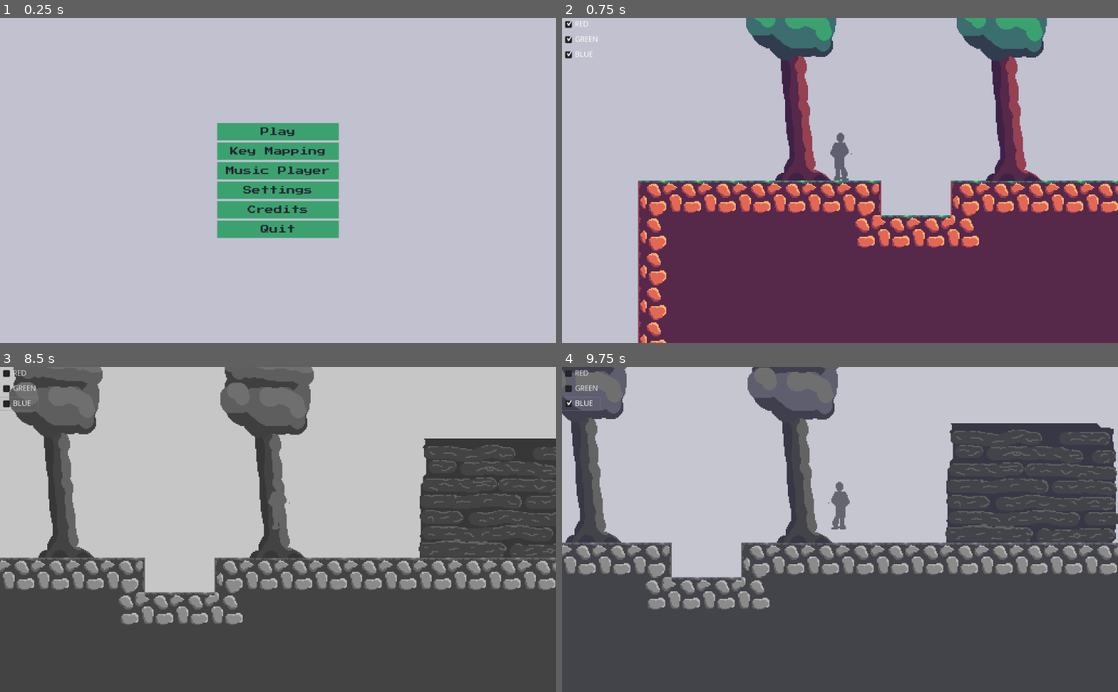
Above: before the commit, frames 1-4 (two rows, left to right).
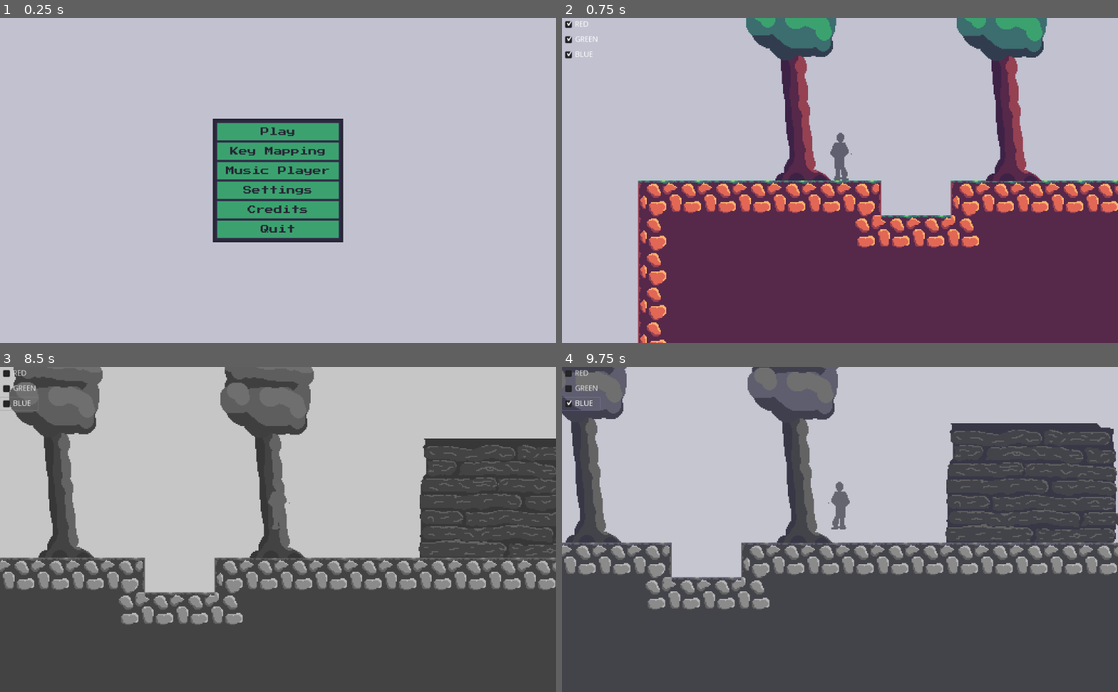
Above: after the commit, the same moments.

Repository: dardanbujupaj/rainbow-crystal
Game: Godot game, scene res://scenes/title_screen/TitleScreen.tscn
Same seed, same stepped clock (60 frames per second), same inputs: the game is played once before the commit and once after it.
Inputs (mouse positions are in pixels of both pictures, inside the frame that each line leads up to):
- Up to frame 1 (0.25 s): no input
- Up to frame 2 (0.75 s): click "Play" at 0.5 s
- Up to frame 3 (8.5 s): click "RED" at 1.25 s; click "GREEN" at 2 s; click "BLUE" at 2.75 s; tap Enter at 3.5, 6.5 s; move the mouse to (400, 513) at 3.52 s; hold Right (g_right) 3.53-4.25 s; tap Space (g_jump) at 3.6, 3.77, 4.07, 5, 5.1, 6.6, 6.77, 7.07, 8, 8.1 s; click (400, 513) at 3.67 s; drag from (166, 545) to (250, 594) at 4.27 s; move the mouse to (333, 458) at 5.02 s; hold Left (g_left) 5.03-5.75 s; drag from (250, 594) to (111, 480) at 5.77 s; move the mouse to (444, 578) at 6.52 s; hold Right (g_right) 6.53-7.25 s; drag from (111, 480) to (194, 448) at 7.27 s; move the mouse to (305, 529) at 8.02 s; hold Right (g_right) from 8.03 s (still down); click (305, 529) at 8.17 s
- Up to frame 4 (9.75 s): release Right (g_right) at 8.75 s; drag from (756, 448) to (728, 545) at 8.77 s; tap Enter at 9.5 s; move the mouse to (962, 513) at 9.52 s; hold Left (g_left) from 9.53 s (still down); tap Space (g_jump) at 9.6 s

The runs differ from the first frame. In frame 1, 2.2% of the frame differs, in the area x 38-62%, y 30-70%; in frame 2, nothing differs; in frame 3, less than 0.1%; in frame 4, less than 0.1%.

Commit message:
Update village sprite.
Fix translations. Add PanelContainer in Titlescreen.

Diff:
--- a/localization/localization.csv
+++ b/localization/localization.csv
@@ -1,30 +1,39 @@
 key,en,de
-ui_up,UI Up,UI Nach oben
-ui_down,UI Down,UI Nach unten
-ui_left,UI Left,UI Nach links
-ui_right,UI Right,UI Nach rechts
-ui_accept,UI Accept,UI Eingabe
-ui_select,UI Select,UI Auswählen
+AUDIO,Audio,Audio
+CLOSE,Close,Schliessen
+CREDITS,Credits,Credits
 g_attack,Attack,Angreifen
+g_interact,Interact,Interagieren
+g_jump,Jump,Springen
 g_left,Left,Nach links
 g_right,Right,Nach rechts
-g_jump,Jump,Springen
-g_interact,Interact,Interagieren
+GAMEPLAY,Gameplay,Spielmechanik
+GENERAL,General,Allgemein
+KEY_MAPPING,Key Mapping,Tastenbelegung
+LANGUAGE,Language,Sprache
+LANGUAGE,Language,Sprache
+MAIN,Main,Gesamt
+MUSIC,Music,Musik
+MUSIC_PLAYER,Music Player,Musikplayer
+PARTICLES,Particles,Partikel
+PLAY,Play,Spielen
+QUIT,Quit,Beenden
+SCREENSHAKE,Screenshake,Screenshake
 SETTINGS,Settings,Einstellungen
-LANGUAGE,Language,Sprache
-GENERAL,General,Allgemein
-AUDIO,Audio,Audio
-MUSIC,Music,Musik
+SETTINGS,Settings,Einstellungen
 SOUND,Sound,Sound
-MAIN,Main,Gesamt
-LANGUAGE,Language,Sprache
-GAMEPLAY,Gameplay,Spielmechanik
-SCREENSHAKE,Screenshake,Screenshake
-PARTICLES,Particles,Partikel
-CLOSE,Close,Schliessen
-QUIT,Quit,Beenden
-PLAY,Play,Spielen
-SETTINGS,Settings,Einstellungen
-CREDITS,Credits,Credits
-MUSIC_PLAYER,Music Player,Musikplayer
-KEY_MAPPING,Key Mapping,Tastenbelegung
+ui_accept,UI Accept,UI Eingabe
+ui_cancel,UI Cancel,UI Abbrechen
+ui_down,UI Down,UI Nach unten
+ui_end,UI End,UI End
+ui_focus_next,UI Focus next,UI nächtes Feld
+ui_focus_prev,UI Focus previous,UI vorher. Feld
+ui_home,UI Home,UI Home
+ui_left,UI Left,UI Nach links
+ui_page_down,UI Page Up,UI Page down
+ui_page_up,UI Page Up,UI Page up
+ui_right,UI Right,UI Nach rechts
+ui_select,UI Select,UI Auswählen
+ui_up,UI Up,UI Nach oben
+REMAP_ACTIONS,Remap actions,Tastaturbelegung ändern
+RESET,Reset,Zurücksetzen
--- a/scenes/key_remapping/KeyRemapping.tscn
+++ b/scenes/key_remapping/KeyRemapping.tscn
@@ -33,13 +33,13 @@
 margin_right = 268.0
 margin_bottom = 32.0
 size_flags_horizontal = 3
-text = "Remap Actions"
+text = "REMAP_ACTIONS"
 
 [node name="Button" type="Button" parent="PanelContainer/VBoxContainer2/Title"]
 margin_left = 272.0
 margin_right = 384.0
 margin_bottom = 32.0
-text = "reset"
+text = "RESET"
 
 [node name="HSeparator" type="HSeparator" parent="PanelContainer/VBoxContainer2"]
 margin_top = 36.0
--- a/scenes/settings_menu/SettingsMenu.tscn
+++ b/scenes/settings_menu/SettingsMenu.tscn
@@ -70,7 +70,6 @@
 margin_bottom = 32.0
 rect_min_size = Vector2( 100, 0 )
 text = "en"
-selected = 0
 
 [node name="HSeparator" type="HSeparator" parent="PanelContainer/VBoxContainer"]
 margin_top = 116.0
--- a/scenes/title_screen/TitleScreen.gd
+++ b/scenes/title_screen/TitleScreen.gd
@@ -18,7 +18,7 @@
 		button.text = scene
 		button.connect("pressed", self, "_goto_scene", [test_scenes[scene]])
 
-		$VBoxContainer/Scenes.add_child(button)
+		$PanelContainer/VBoxContainer/Scenes.add_child(button)
 
 
 
--- a/scenes/title_screen/TitleScreen.tscn
+++ b/scenes/title_screen/TitleScreen.tscn
@@ -12,19 +12,25 @@
 "_edit_use_anchors_": false
 }
 
-[node name="VBoxContainer" type="VBoxContainer" parent="."]
-margin_left = 464.0
-margin_top = 282.0
-margin_right = 560.0
-margin_bottom = 318.0
+[node name="PanelContainer" type="PanelContainer" parent="."]
+margin_left = 456.0
+margin_top = 274.0
+margin_right = 568.0
+margin_bottom = 326.0
 
-[node name="Scenes" type="VBoxContainer" parent="VBoxContainer"]
+[node name="VBoxContainer" type="VBoxContainer" parent="PanelContainer"]
+margin_left = 8.0
+margin_top = 8.0
+margin_right = 104.0
+margin_bottom = 44.0
+
+[node name="Scenes" type="VBoxContainer" parent="PanelContainer/VBoxContainer"]
 margin_right = 96.0
 
-[node name="Button" type="Button" parent="VBoxContainer"]
+[node name="Button" type="Button" parent="PanelContainer/VBoxContainer"]
 margin_top = 4.0
 margin_right = 96.0
 margin_bottom = 36.0
 text = "QUIT"
 
-[connection signal="pressed" from="VBoxContainer/Button" to="." method="_on_Button_pressed"]
+[connection signal="pressed" from="PanelContainer/VBoxContainer/Button" to="." method="_on_Button_pressed"]
Not shown, changed: export_presets.cfg
Binary file changed: scenes/game/village.aseprite
Binary file changed: scenes/game/village.png
